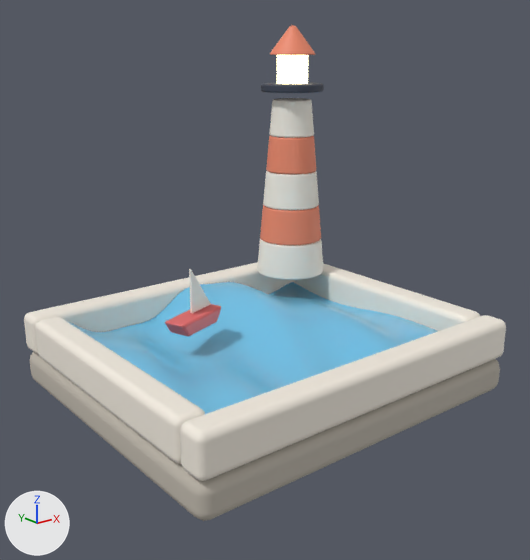
Two versions of the glTF model planet-website/src/models/riptide.glb, one commit apart.
Both versions are drawn from a camera (50 mm lens) standing at (-5.85, -7.38, 4.1) and looking at (-0.11, -0.21, 1.23). The lights are fixed; the arrows at lower left show +X, +Y and +Z. The first picture is the older version. Where no turn or scale is listed for an object, it has been applied to the vertices. Vertices at exactly the same position are counted once.

The first picture shows 'Riptide', 'Riptide_Boat', 'Riptide_Cap', 'Riptide_Lamp', 'Riptide_Rim', 'Riptide_TowerRed', 'Riptide_TowerWhite', 'Riptide_Water' and 2 more.
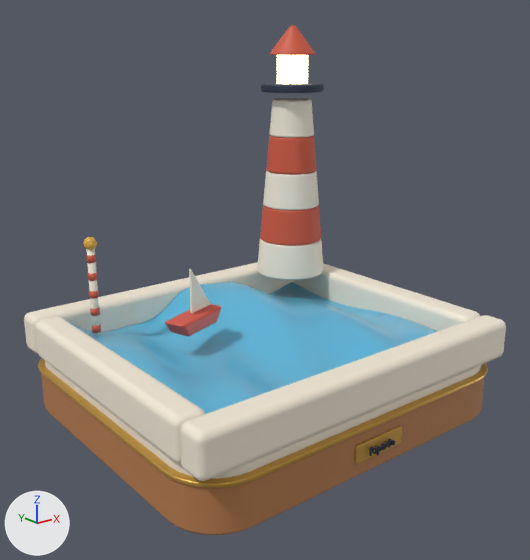
The newer file is also turned or shifted as a whole; pictures and numbers use the older file's frame.

Edits to the bpy script that builds the scene:
```text
Change mat_accent:
    mat_accent.base_color: (0.863, 0.254, 0.147) -> (0.631, 0.0976, 0.0497)  # orange #ef8a6b -> red #d0583f
Change me_riptide:
    remove me_riptide.from_pydata(...)  # 96 vertices, 188 faces; spans x -2.5..2.5, y -2.2..2.2, z -0.4..0.1
    remove me_riptide.materials.append(mat_stone)  # grey #bdb6aa
    add me_riptide.from_pydata(...)  # 216 vertices, 428 faces; spans x -2.5..2.5, y -2.2..2.2, z -0.65..-0.05
    me_riptide part 1: 96 vertices removed from x -2.5..2.5, y -2.2..2.2, z -0.4..0.1; 216 vertices added at x -2.5..2.5, y -2.2..2.2, z -0.65..-0.05
    add me_riptide.materials.append(mat_wood)  # orange #b37a4c
Add ob_riptide_trim:
    ob_riptide_trim = bpy.data.objects.new('Riptide_Trim', me_riptide_trim)  # 216 vertices, 428 faces; spans x -2.53..2.53, y -2.23..2.23, z -0.07..-0.01; in mat_brass (orange #d4a54a)
    ob_riptide_trim.location = (0.0, 0.0, 0.0)
Add ob_riptide_plaquetext:
    ob_riptide_plaquetext = bpy.data.objects.new('Riptide_PlaqueText', me_riptide_plaquetext_001)  # 242 vertices, 464 faces; spans x -0.203..0.21, y -2.282..-2.258, z -0.414..-0.278; in mat_ink (dark blue #27304a)
    ob_riptide_plaquetext.location = (0.0, 0.0, 0.0)
Add ob_riptide_plaque:
    ob_riptide_plaque = bpy.data.objects.new('Riptide_Plaque', me_riptide_plaque)  # 80 vertices, 156 faces; spans x -0.387..0.387, y -2.235..-2.195, z -0.45..-0.21; in mat_brass (orange #d4a54a)
    ob_riptide_plaque.location = (0.0, 0.0, 0.0)
Add ob_riptide_gaugetop:
    ob_riptide_gaugetop = bpy.data.objects.new('Riptide_GaugeTop', me_riptide_gaugetop)  # a UV sphere (12 segments, 6 rings, poles along z) spanning x -1.84..-1.66, y 1.36..1.54, z 1.56..1.74; in mat_hub (orange #e0ad45)
    ob_riptide_gaugetop.location = (0.0, 0.0, 0.0)
Add ob_riptide_gaugemarks:
    ob_riptide_gaugemarks = bpy.data.objects.new('Riptide_GaugeMarks', me_riptide_gaugemarks)  # a 12-sided cylinder along z spanning x -1.812..-1.688, y 1.388..1.512, z 0.4..0.5; a 12-sided cylinder along z spanning x -1.812..-1.688, y 1.388..1.512, z 0.65..0.75; a 12-sided cylinder along z spanning x -1.812..-1.688, y 1.388..1.512, z 0.9..1.0; a 12-sided cylinder along z spanning x -1.812..-1.688, y 1.388..1.512, z 1.15..1.25; a 12-sided cylinder along z spanning x -1.812..-1.688, y 1.388..1.512, z 1.4..1.5; in mat_accent (red #d0583f)
    ob_riptide_gaugemarks.location = (0.0, 0.0, 0.0)
Add ob_riptide_gauge:
    ob_riptide_gauge = bpy.data.objects.new('Riptide_Gauge', me_riptide_gauge)  # 24 vertices, 44 faces; spans x -1.8..-1.7, y 1.4..1.5, z 0.1..1.6; in mat_shell (pale yellow #f4ead8)
    ob_riptide_gauge.location = (0.0, 0.0, 0.0)
Add ob_riptide_deck:
    ob_riptide_deck = bpy.data.objects.new('Riptide_Deck', me_riptide_deck)  # 216 vertices, 428 faces; spans x -2.44..2.44, y -2.14..2.14, z -0.05..0.1; in mat_shell (pale yellow #f4ead8)
    ob_riptide_deck.location = (0.0, 0.0, 0.0)
```

What differs and where, as boxes [x1, y1, x2, y2] in the pictures (530 x 560 px):
'Riptide', reshaped, recoloured
    before: [30, 352, 500, 521]
    after: [41, 373, 485, 535]
'Riptide_Trim', added
    after: [38, 358, 488, 488]
'Riptide_TowerRed', recoloured (orange to red)
    both: [260, 135, 321, 245]
'Riptide_Deck', added (mostly hidden)
    after: [45, 361, 481, 478]
'Riptide_Cap', recoloured
    both: [270, 25, 315, 55]
'Riptide_Plaque', added (orange)
    after: [355, 426, 402, 464]
'Riptide_Gauge', added (pale yellow)
    after: [86, 249, 101, 335]
'Riptide_GaugeMarks', added
    after: [86, 254, 101, 333]
'Riptide_PlaqueText', added
    after: [369, 438, 395, 456]
'Riptide_GaugeTop', added
    after: [83, 237, 97, 250]
